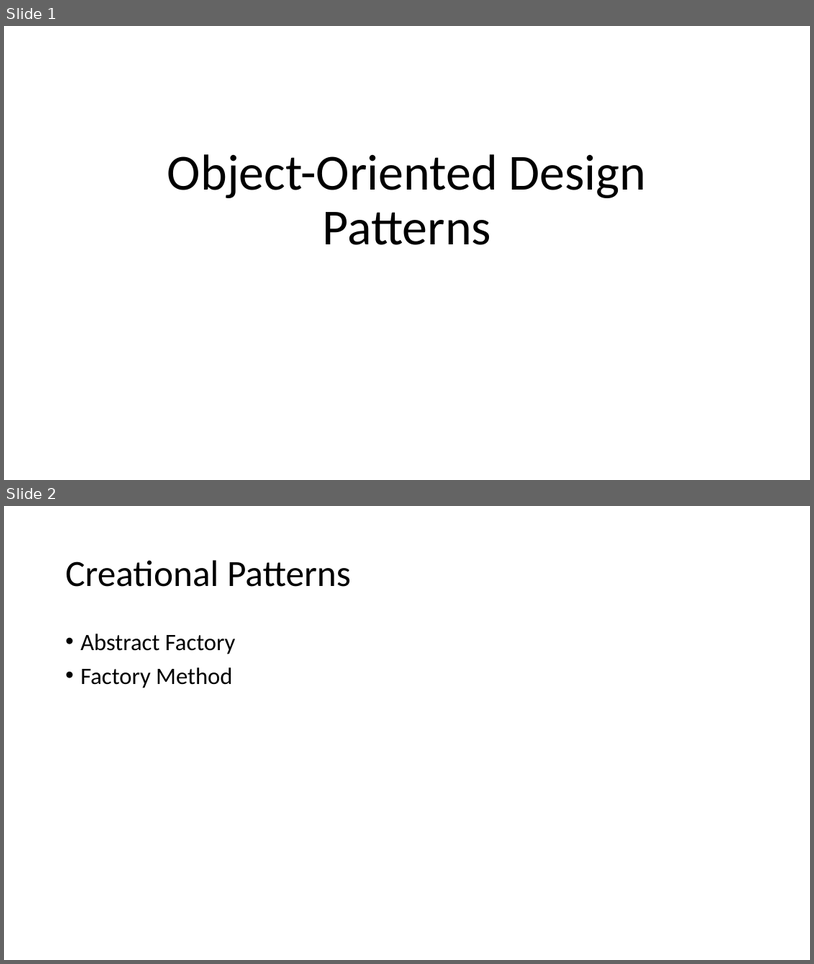
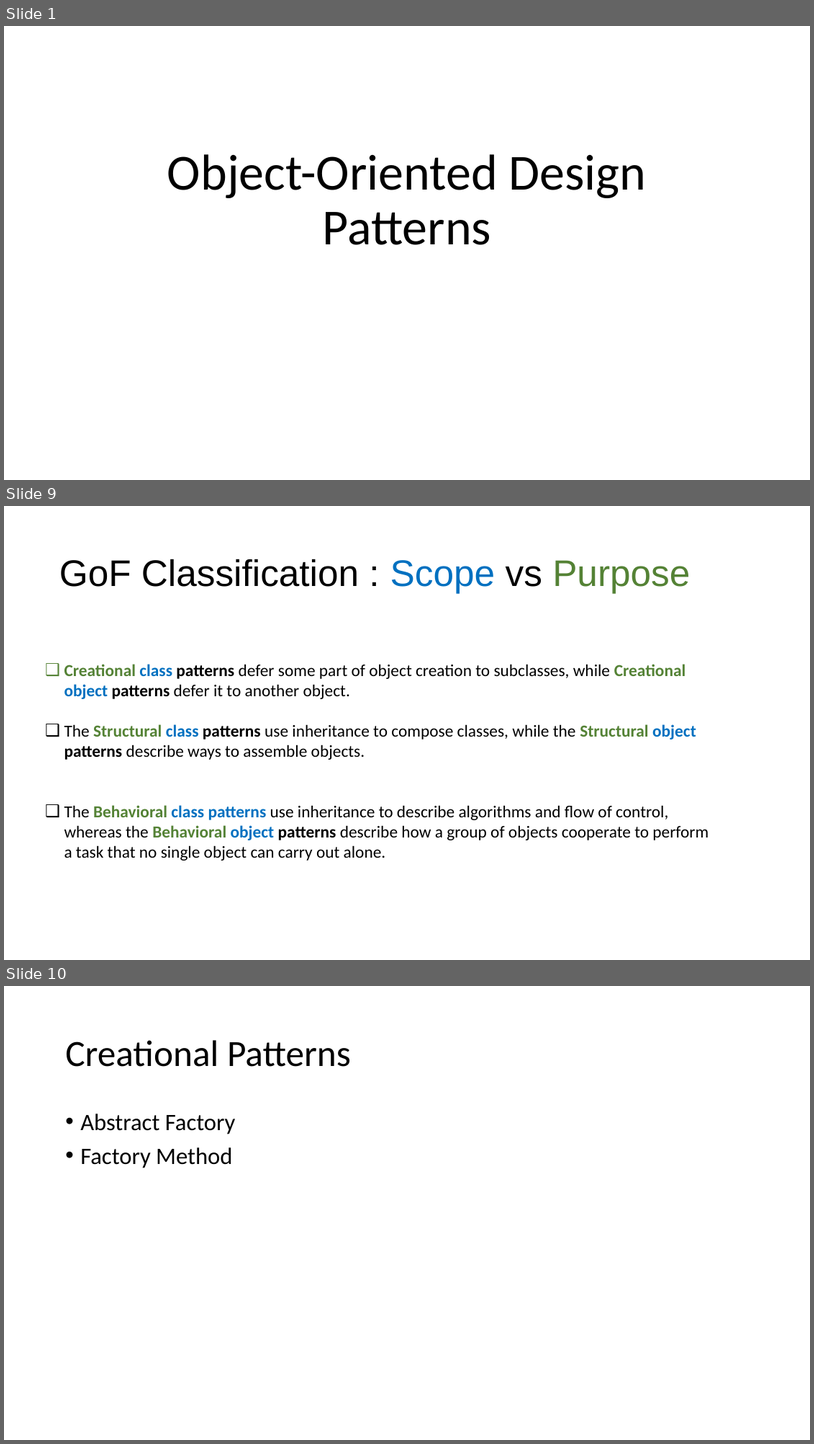
Before and after one commit to lzbair/OO-Paradigm, a slide deck: design-patterns/introduction.pptx. Shown one above the other, each under a label of ours: slides 1 and 2 before the commit, slides 1, 9 and 10 after it; the slides between them are not shown. The pictures are 814x964 and 814x1444 pixels, drawn with LibreOffice and Linux fonts; fonts in the diff are those of the drawing. Boxes give left, top, right and bottom in pixels: in the first picture for what was removed or moved away, otherwise in the second. Text is boxed around its words. In the diff, an @@ line names an element or a change of style, - is before the commit and + after.

```diff
--- a/design-patterns/introduction.pptx
+++ b/design-patterns/introduction.pptx
@@ slide 9 added at (x1=4, y1=506, x2=810, y2=960), background #FFFFFF @@
@@ title added at (x1=59, y1=559, x2=690, y2=593), 44 pt, text #000000 @@
+GoF Classification : Scope vs Purpose
@@ text added at (x1=64, y1=664, x2=709, y2=860), 20 pt, text #000000 @@
+❑ Creational class patterns defer some part of object creation to subclasses, while Creational object patterns defer it to another object.
+❑ The Structural class patterns use inheritance to compose classes, while the Structural object patterns describe ways to assemble objects.
+❑ The Behavioral class patterns use inheritance to describe algorithms and flow of control, whereas the Behavioral object patterns describe how a group of objects cooperate to perform a task that no single object can carry out alone.
@@ what was slide 2 is now slide 10 @@
```
Also in this commit, not shown: 7 other slides added.
